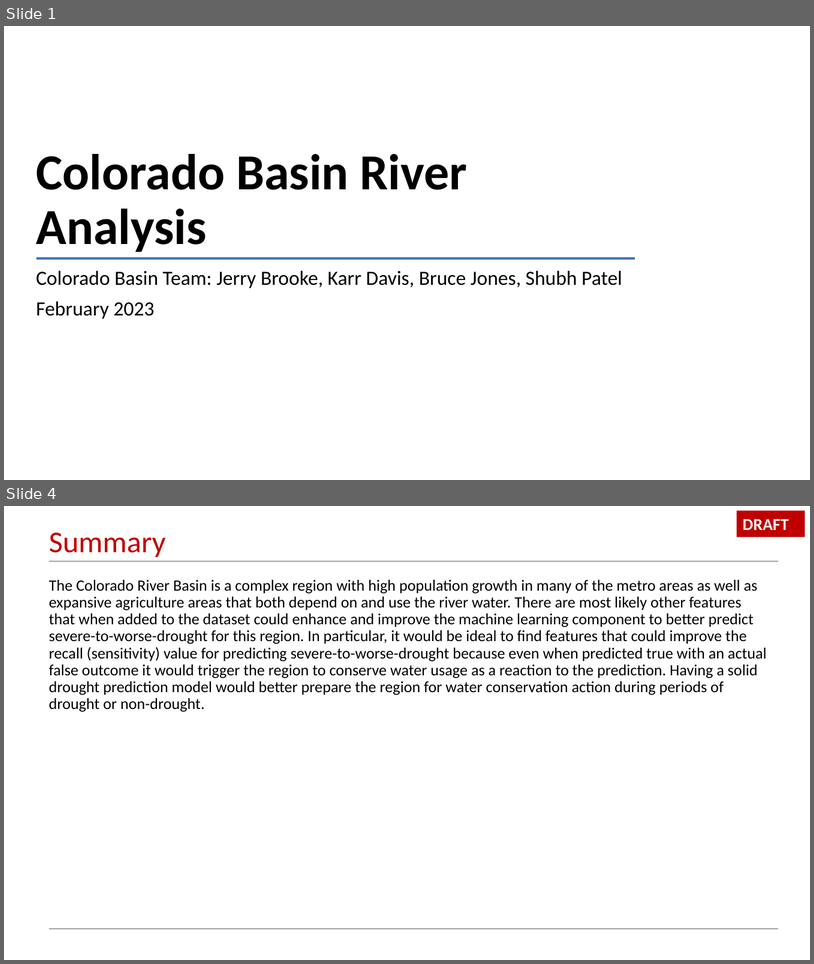
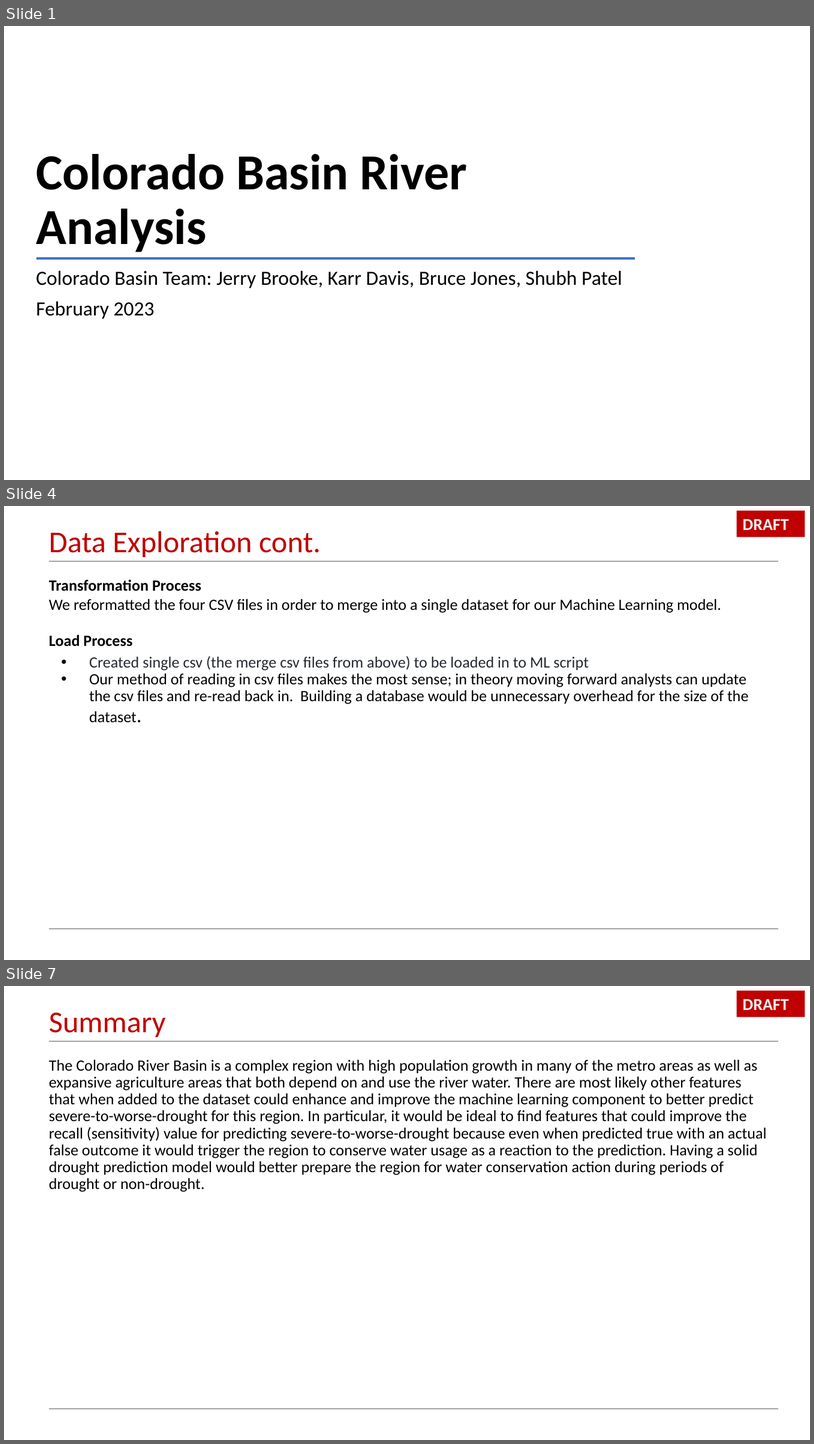
Before and after one commit to Qu3enK/CRBAnalysis_FinalProject, a slide deck: Segment 2/Colorado Basin River Analysis.pptx. Shown one above the other, each under a label of ours: slides 1 and 4 before the commit, slides 1, 4 and 7 after it; the slides between them are not shown. The pictures are 814x964 and 814x1444 pixels, drawn with LibreOffice and Linux fonts; fonts in the diff are those of the drawing; background and template pictures are left out. Boxes give left, top, right and bottom in pixels: in the first picture for what was removed or moved away, otherwise in the second. Text is boxed around its words. In the diff, an @@ line names an element or a change of style, - is before the commit and + after.

Commit message:
Adding files and visuals for project and updated the ReadMe

```diff
--- a/Segment 2/Colorado Basin River Analysis.pptx
+++ b/Segment 2/Colorado Basin River Analysis.pptx
@@ slide 4 added at [4, 506, 810, 960], background #FFFFFF @@
@@ rectangle added at [737, 511, 806, 537], fill #C00000, 15 pt, text #F2F2F2, bold @@
+DRAFT
@@ title added at [49, 531, 321, 557], 27 pt, text #C00000 @@
+Data Exploration cont.
@@ line added from (49, 561) to (779, 561), #A5A5A5 1 pt @@
@@ text added at [49, 579, 749, 723], 14 pt, text #000000 @@
+Transformation Process
+We reformatted the four CSV files in order to merge into a single dataset for our Machine Learning model.
+Load Process
+• Created single csv (the merge csv files from above) to be loaded in to ML script
+• Our method of reading in csv files makes the most sense; in theory moving forward analysts can update the csv files and re-read back in. Building a database would be unnecessary overhead for the size of the dataset.
@@ line added from (49, 928) to (779, 928), #A5A5A5 1 pt @@
@@ what was slide 4 is now slide 7 @@
```
Also in this commit, not shown: 3 slides changed, 2 other slides added.
